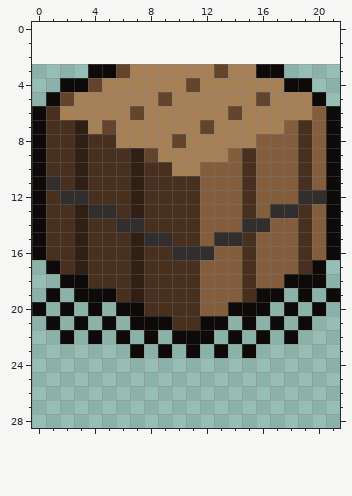
Two states of a pixel-art file, ArtSource/pixel/dungeon27/prop_crate.aseprite. Above is the file before it was changed.
24x26 pixels, 1 frame. The old version is drawn lined up with the new one, on the new canvas.
After:
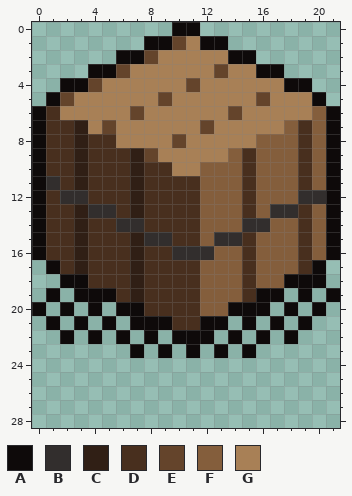
Palette (. is transparent): A #0e0a0a  B #322e2d  C #301f15  D #482f1e  E #64442b  F #845e3c  G #a88056
Difference:
canvas 24x26 -> 22x29, the old top-left corner now at -1,3 (the part of the old canvas that was cut away was empty and is not shown)
The edit adds colour A in row 0 at x 10 to 11; in row 1 at x 8 to 9 and 12 to 13; in row 2 at x 6 to 7 and 14 to 15.
The edit adds colour E in row 1 at x 10; in row 2 at x 8.
The edit adds colour G in row 1 at x 11; in row 2 at x 9 to 13.
Boxes around the changes in both pictures, in picture pixels (x1, y1, x2, y2):
added: (116, 22, 256, 64)
